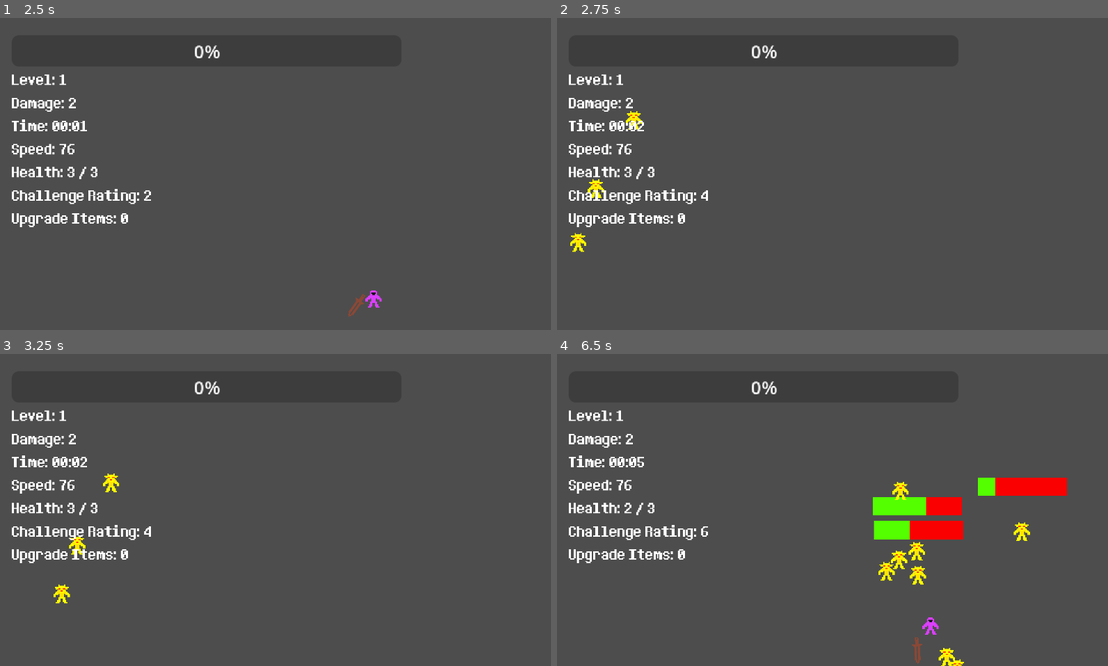
Above: before the commit, frames 1-4 (two rows, left to right).
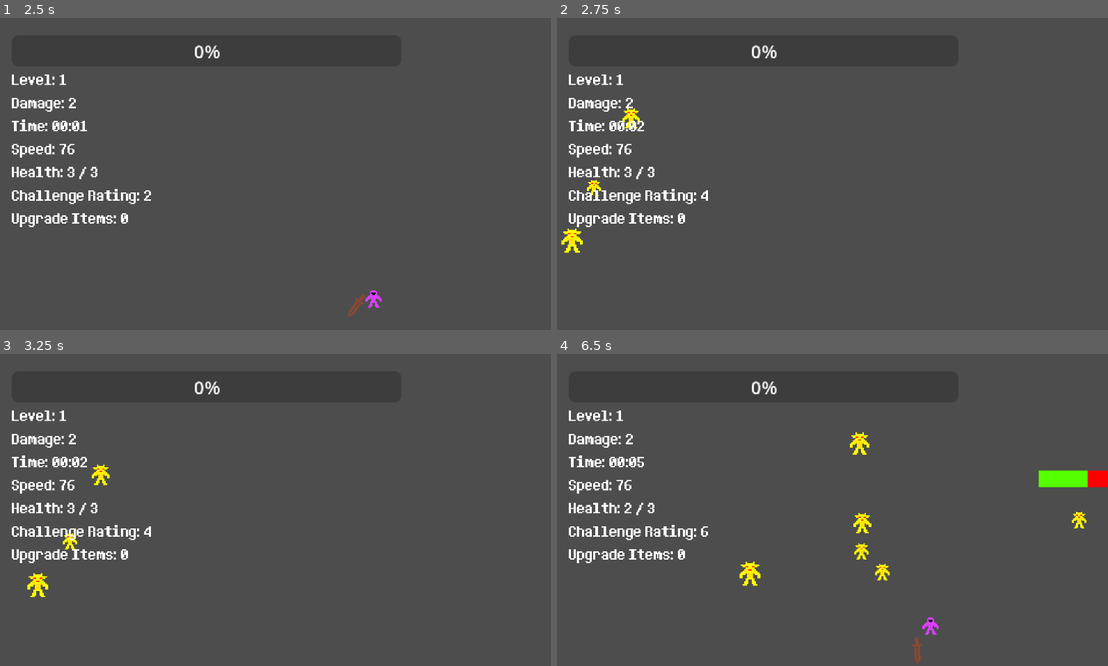
Above: after the commit, the same moments.

Repository: elygreen/GigaBlade
Game: Godot game, scene res://Main_Scenes/root_node.tscn
Same seed, same stepped clock (60 frames per second), same inputs: the game is played once before the commit and once after it.
Inputs (mouse positions are in pixels of both pictures, inside the frame that each line leads up to):
- Up to frame 1 (2.5 s): click "Start" at 0.5 s; tap Enter at 1.25 s; move the mouse to (396, 158) at 1.27 s; press the mouse at (396, 158) at 1.28 s; hold Right (ui_right) 1.28-2.03 s; move the mouse to (159, 189) at 2.02 s; release the mouse at (159, 189) at 2.03 s; hold Down (ui_down) from 2.03 s (still down); right-click (159, 189) at 2.1 s
- Up to frame 2 (2.75 s): keep holding Down (ui_down)
- Up to frame 3 (3.25 s): move the mouse to (330, 441) at 2.77 s; release Down (ui_down) at 2.78 s; press the mouse at (330, 441) at 2.78 s; hold Right (ui_right) from 2.78 s (still down)
- Up to frame 4 (6.5 s): move the mouse to (799, 572) at 3.52 s; release Right (ui_right) at 3.53 s; release the mouse at (799, 572) at 3.53 s; hold Up (ui_up) 3.53-4.28 s; right-click (799, 572) at 3.6 s; move the mouse to (997, 556) at 4.27 s; press the mouse at (997, 556) at 4.28 s; hold Left (ui_left) 4.28-5.78 s; move the mouse to (661, 463) at 5.02 s; release the mouse at (661, 463) at 5.03 s; right-click (661, 463) at 5.1 s; move the mouse to (860, 510) at 5.77 s; press the mouse at (860, 510) at 5.78 s; hold Down (ui_down) from 5.78 s (still down)

Frame 1 is identical in both runs. In frame 2, 0.4% of the frame differs, in the area x 0-16%, y 28-76%; in frame 3, 0.6%; in frame 4, 4.8%, in the area x 33-100%, y 24-100%.

Commit message:
Minor changes

Diff:
--- a/Enemies/basic_enemy.gd
+++ b/Enemies/basic_enemy.gd
@@ -5,7 +5,7 @@
 @export var current_health: int = 10
 @export var max_health: int = 10
 @export var health_modifier: float = 1.0
-@export var speed: float = 75.0
+@export var speed: float = 50.0
 @export var speed_modifier: float = 1.0
 @export var xp_orb_scene: PackedScene
 @export var upgrade_item_scene: PackedScene
@@ -27,6 +27,8 @@
 func _ready() -> void:
 	player = get_tree().get_first_node_in_group("player")
 	current_health = int(max_health * health_modifier)
+	speed_modifier = randf_range(0.7, 1.3)
+	scale = scale * randf_range(0.7, 1.3)
 	speed = speed * speed_modifier
 	health_bar.max_value = max_health
 	health_bar.value = current_health
--- a/Main_Scenes/game_over_screen.tscn
+++ b/Main_Scenes/game_over_screen.tscn
@@ -13,9 +13,10 @@
 
 [node name="VBoxContainer" type="VBoxContainer" parent="."]
 layout_mode = 0
-offset_left = 380.0
-offset_right = 581.0
-offset_bottom = 541.0
+offset_left = 137.0
+offset_top = -154.0
+offset_right = 338.0
+offset_bottom = 387.0
 alignment = 1
 
 [node name="Title" type="Label" parent="VBoxContainer"]
--- a/Player/Player.tscn
+++ b/Player/Player.tscn
@@ -5,7 +5,7 @@
 [ext_resource type="Texture2D" uid="uid://3ggeosr4ahqw" path="res://Images/GigaBladeSpritesheet.png" id="3_tok1r"]
 
 [sub_resource type="RectangleShape2D" id="RectangleShape2D_kne1u"]
-size = Vector2(22, 22)
+size = Vector2(8, 12)
 
 [sub_resource type="CircleShape2D" id="CircleShape2D_tok1r"]
 radius = 36.013885
